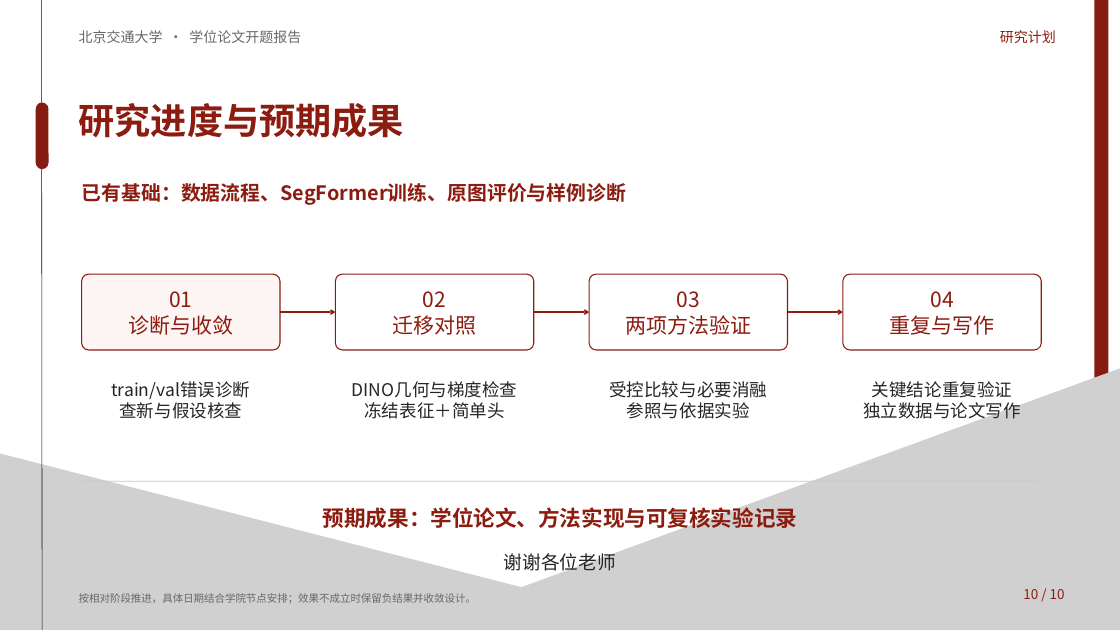
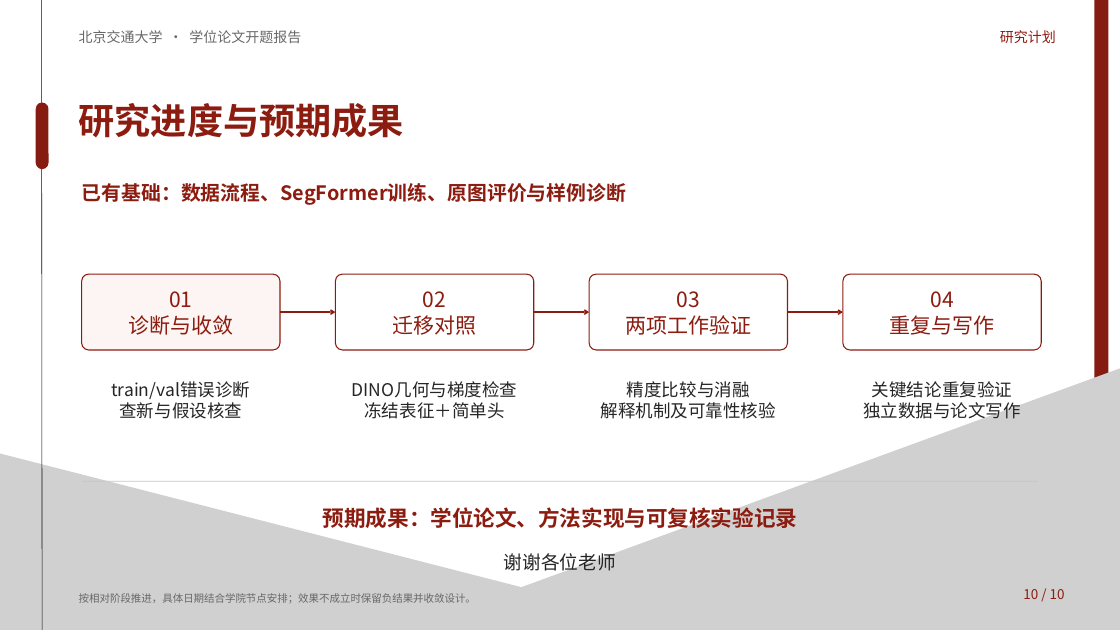
Before and after one commit to lrw-666/AI_Try, a slide deck: slide 10 of docs/presentations/pcb-thesis-proposal/pcb-thesis-proposal-draft.pptx. Drawn at 1120x630 pixels with LibreOffice and Linux fonts; fonts in the diff are those of the drawing; grey boxes stand for pictures. Boxes give left, top, right and bottom in pixels: in the first picture for what was removed or moved away, otherwise in the second. Text is boxed around its words. In the diff, an @@ line names an element or a change of style, - is before the commit and + after.

```diff
--- a/docs/presentations/pcb-thesis-proposal/pcb-thesis-proposal-draft.pptx
+++ b/docs/presentations/pcb-thesis-proposal/pcb-thesis-proposal-draft.pptx
@@ text in rounded rectangle at box(625, 315, 751, 335): text changed @@
-两项方法验证
+两项工作验证
@@ text at box(601, 381, 776, 419): text changed @@
-受控比较与必要消融
-参照与依据实验
+精度比较与消融
+解释机制及可靠性核验
```
Also in this commit, not shown: 12 other slides changed, 18 other files.
